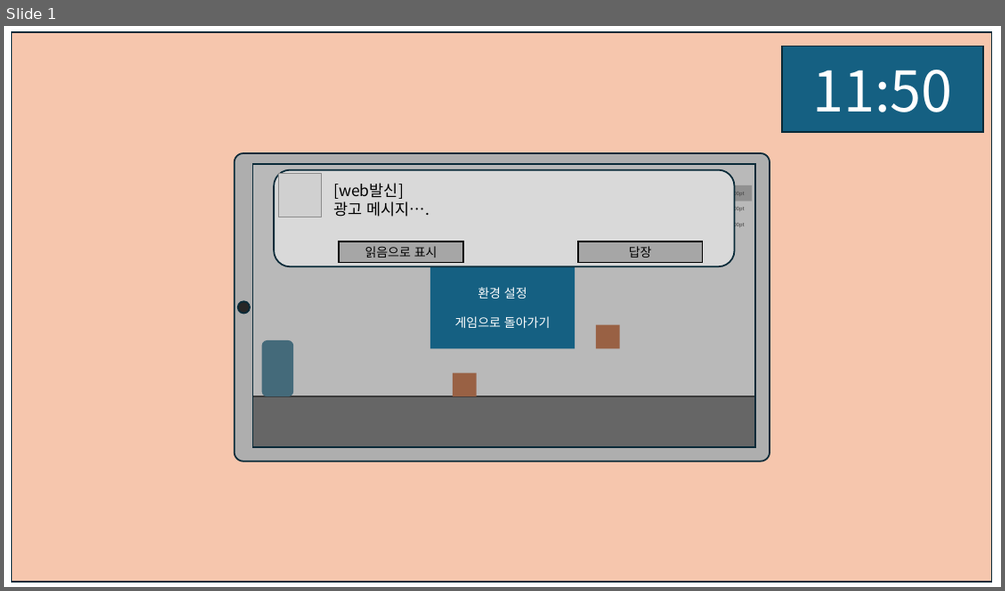
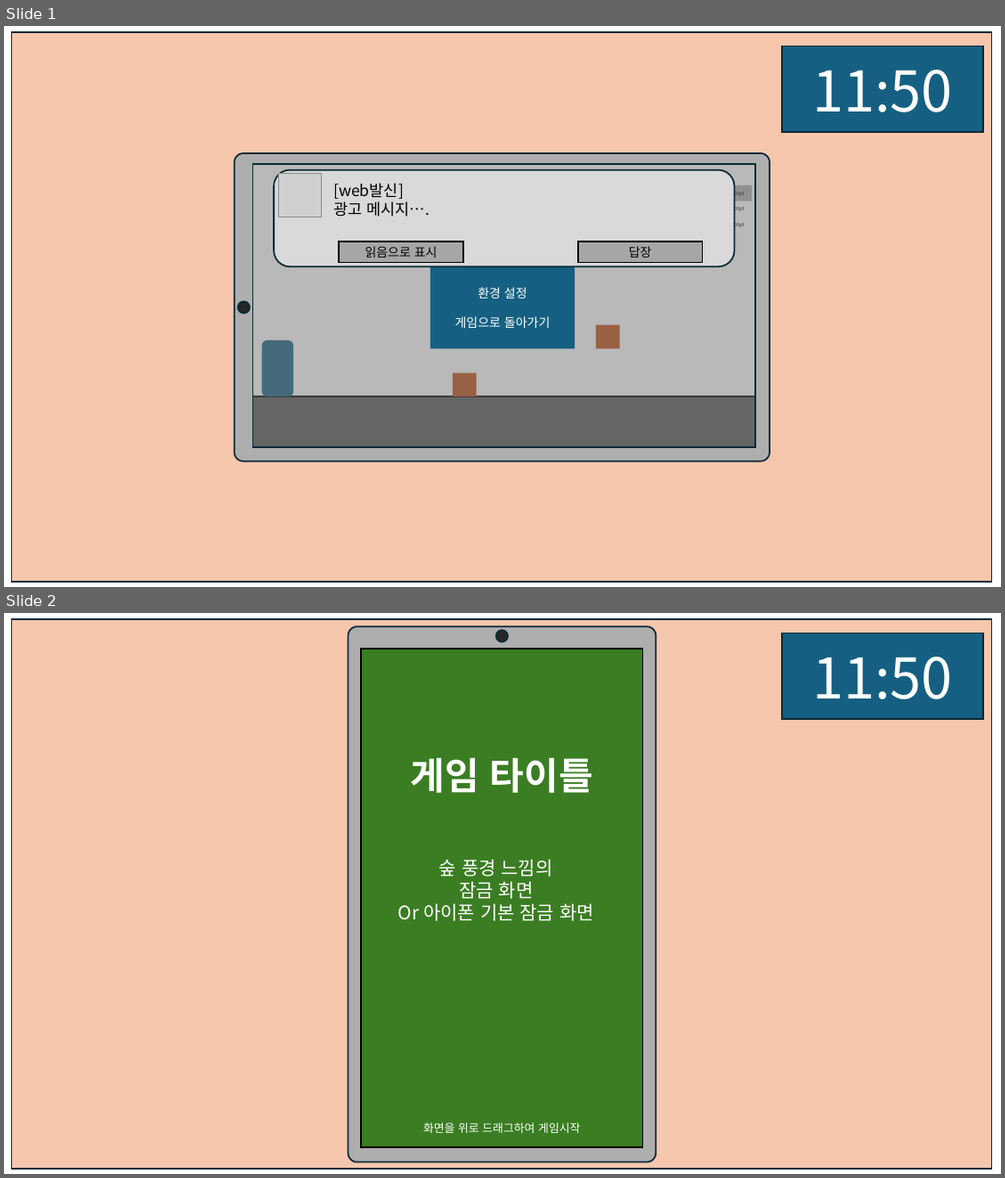
Before and after one commit to weariness00/Mandle_10Minute_Game, a slide deck: document/UI.pptx. Shown one above the other, each under a label of ours: slide 1 before the commit, slides 1 and 2 after it. The pictures are 1005x591 and 1005x1178 pixels, drawn with LibreOffice and Linux fonts; fonts in the diff are those of the drawing; grey boxes stand for pictures. Boxes give left, top, right and bottom in pixels: in the first picture for what was removed or moved away, otherwise in the second. Text is boxed around its words. In the diff, an @@ line names an element or a change of style, - is before the commit and + after.

```diff
--- a/document/UI.pptx
+++ b/document/UI.pptx
@@ slide 2 added at [4,613,1001,1174], background #FFFFFF @@
@@ rectangle added at [11,620,992,1168], fill #F6C6AD, outline #092A39 1.5 pt @@
@@ rounded rectangle added at [348,626,656,1162], fill #AEAEAE, outline #092A39 1.5 pt @@
@@ ellipse added at [496,630,508,642], fill #262626, outline #092A39 1.5 pt @@
@@ rectangle added at [783,633,984,719], fill #156082, outline #092A39 1.5 pt, 54 pt, text #FFFFFF @@
+11:50
@@ rectangle added at [361,649,642,1147], fill #3B7D23, outline #000000 1.5 pt @@
@@ text added at [411,757,593,793], 36 pt, text #FFFFFF, bold @@
+게임 타이틀
@@ text added at [398,859,594,921], 18 pt, text #FFFFFF @@
+숲 풍경 느낌의
+잠금 화면
+Or 아이폰 기본 잠금 화면
@@ text added at [423,1122,580,1133], 11 pt, text #FFFFFF @@
+화면을 위로 드래그하여 게임시작
```
Also in this commit, not shown: 2 other slides added, 4 other files.
